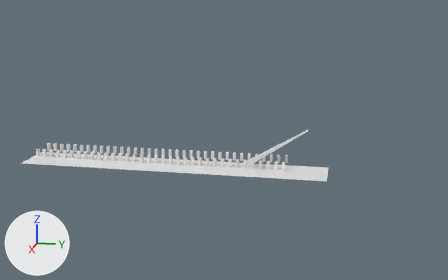
The glTF model src/assets/models/terrain.glb, before and after one commit.
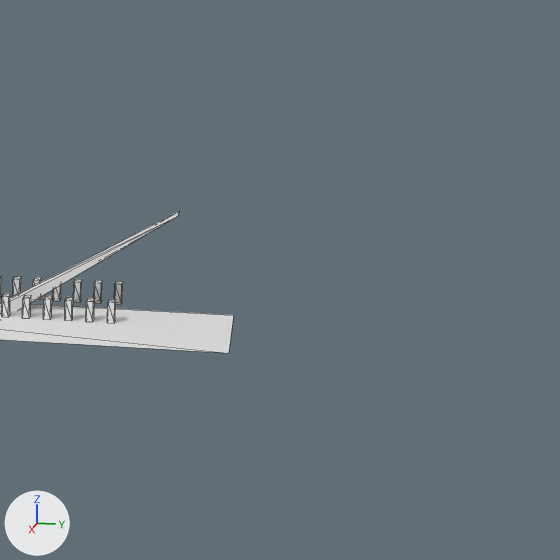
Old and new are each drawn whole from a camera (50 mm lens) standing at (142.8, 75.9, 41.4) and looking at (3.4, 48.0, 6.6) and again close up on the part from 54% to 100% of the width and 19% to 92% of the height. Lighting does not change. The marker at lower left points along +X, +Y and +Z. The close-ups show mesh edges as thin lines. Vertices at the same position are counted once.
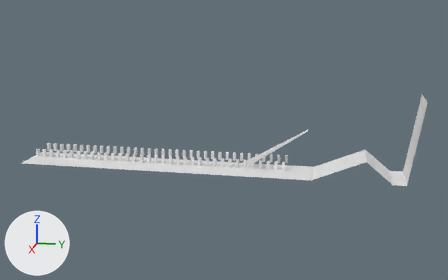
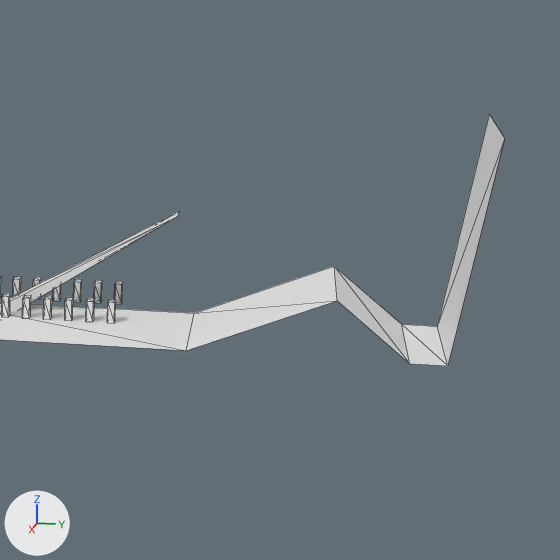
The change, as a list of edits to the scene's bpy script:
```text
Change me_plane:
    used by ob_plane; location = (0.0, 0.0, -0.01)
    remove me_plane.from_pydata(...)  # 4 vertices, 2 faces; spans x -1.0..10.1, y -1.0..72.4, z 0.0
    add me_plane.from_pydata(...)  # 14 vertices, 12 faces; spans x -1.0..10.1, y -1.0..92.4, z 0.0..18.3
    me_plane part 1
    2 vertices are removed from x -1.0..10.1, y 72.4, z 0.0
    2 faces are deleted
    6 vertices are added at (-1.0, 92.4, 18.3), (-1.0, 45.7, 0.0), (-1.0, 69.0, 0.0), (-1.0, 80.7, 4.8), (-1.0, 86.5, 0.0), (-1.0, 89.4, 0.0)
    6 new vertices lie (11.1, 0.0, 0.0) away from vertices in x -1.0, y 45.7..92.4, z 0.0..18.3
    12 new faces join them
```

Boxes [x1, y1, x2, y2] around the edits, measured in the close-ups (560 x 560 px):
'Plane', reshaped
    before: [0, 304, 234, 353]
    after: [0, 115, 505, 366]
